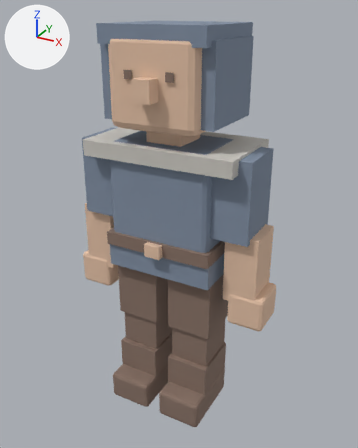
An edit to the glTF model public/assets/valley3d/villager-stranger.glb, drawn before and after from the same camera.
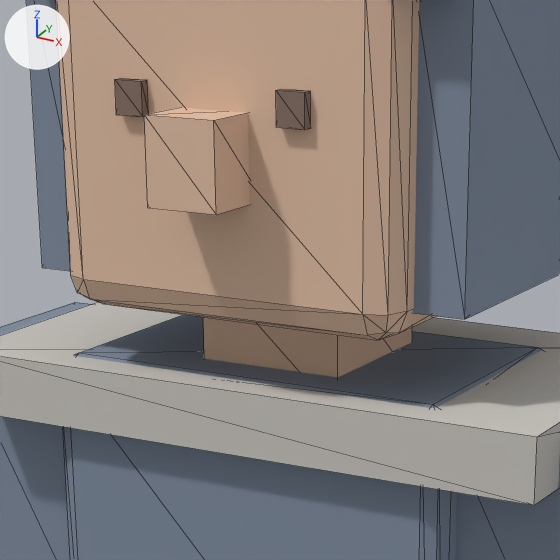
Each version appears first whole from a 50 mm camera at (0.373, -0.661, 0.672) aimed at (0.005, 0.008, 0.337), and next in a close-up on the part from 26% to 67% of the width and 11% to 43% of the height. Lighting does not change. The marker at upper left points along +X, +Y and +Z. The last two pictures show the newer version. The close-ups show mesh edges as thin lines. Where no turn or scale is listed for an object, it has been applied to the vertices. Vertices at exactly the same position are counted once.

In view in the first close-up: 'villager-stranger_cloth', 'villager-stranger_cloth-accent', 'villager-stranger_dark', 'villager-stranger_skin'.
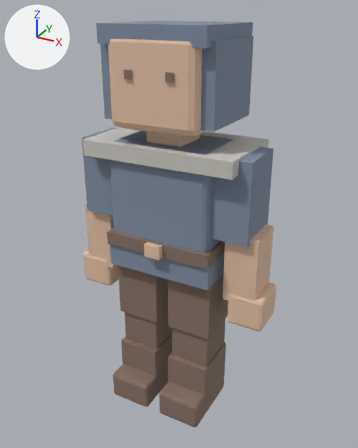
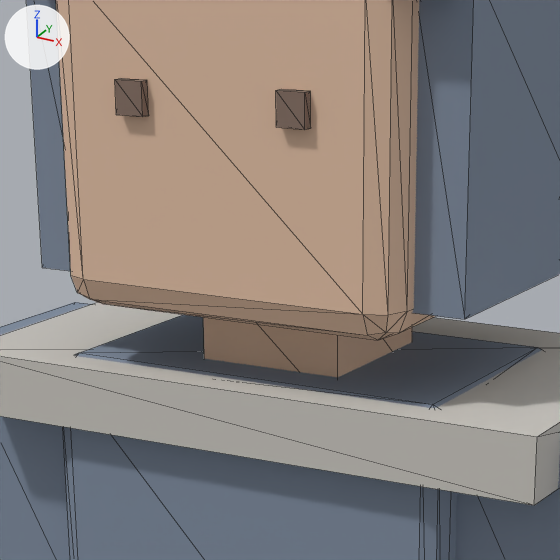
The edits, one by one:
me_villager_stranger_skin_mesh is used by ob_villager_stranger_skin; location (0.0, 0.0, 0.0).
me_villager_stranger_skin_mesh had 224 vertices, 408 faces and spanned x -0.175..0.175, y -0.091..0.058, z 0.202..0.638.
me_villager_stranger_skin_mesh now has 216 vertices, 396 faces and spans x -0.175..0.175, y -0.073..0.058, z 0.202..0.638.
me_villager_stranger_skin_mesh part 1: the loose piece of 8 vertices spanning x -0.014..0.014, y -0.091..-0.059, z 0.551..0.583 is deleted.

Boxes [x1, y1, x2, y2] around the edits, measured in the close-ups (560 x 560 px):
part 1 of me_villager_stranger_skin_mesh, deleted (beige): before [144, 108, 250, 215]
